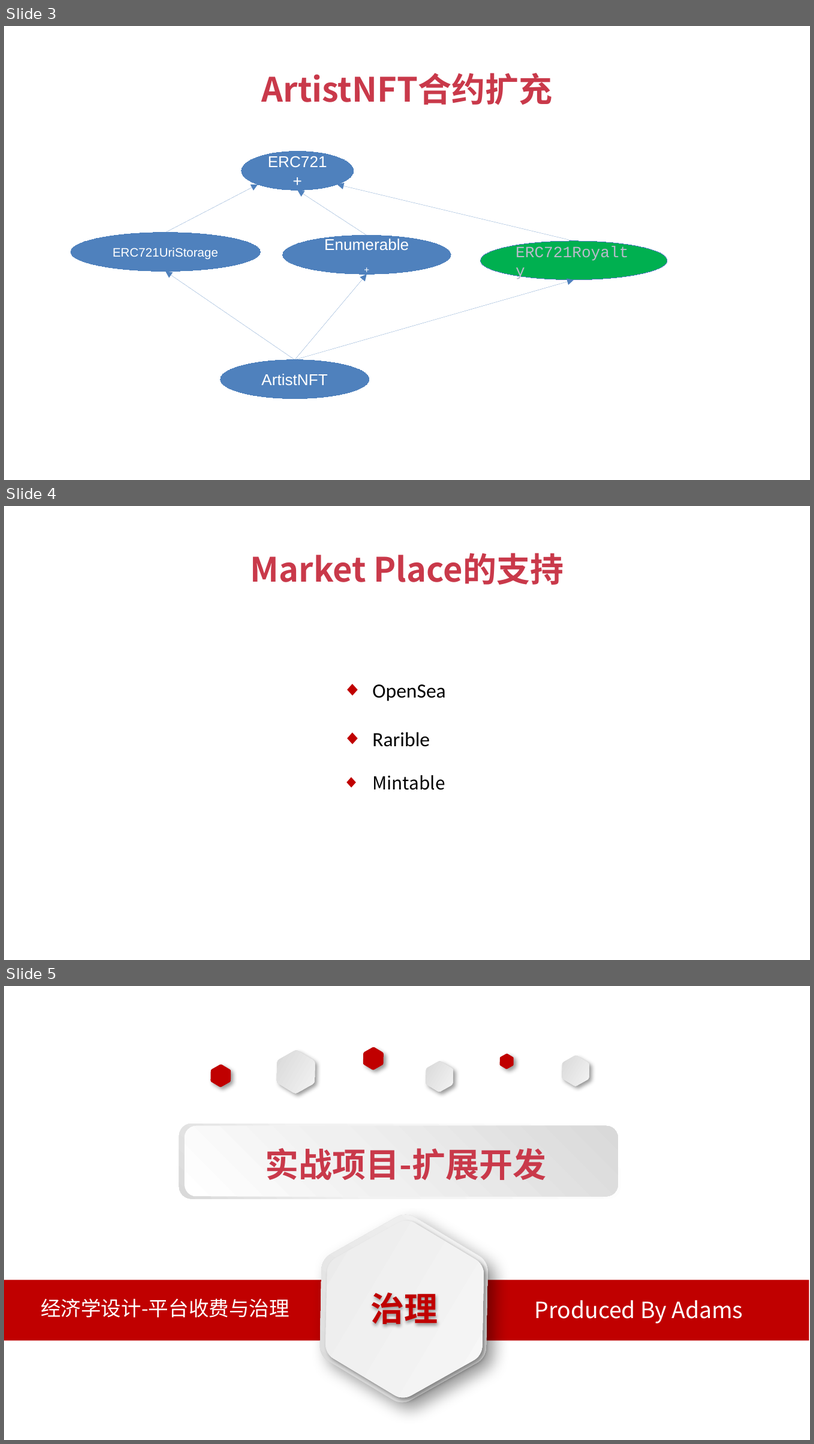
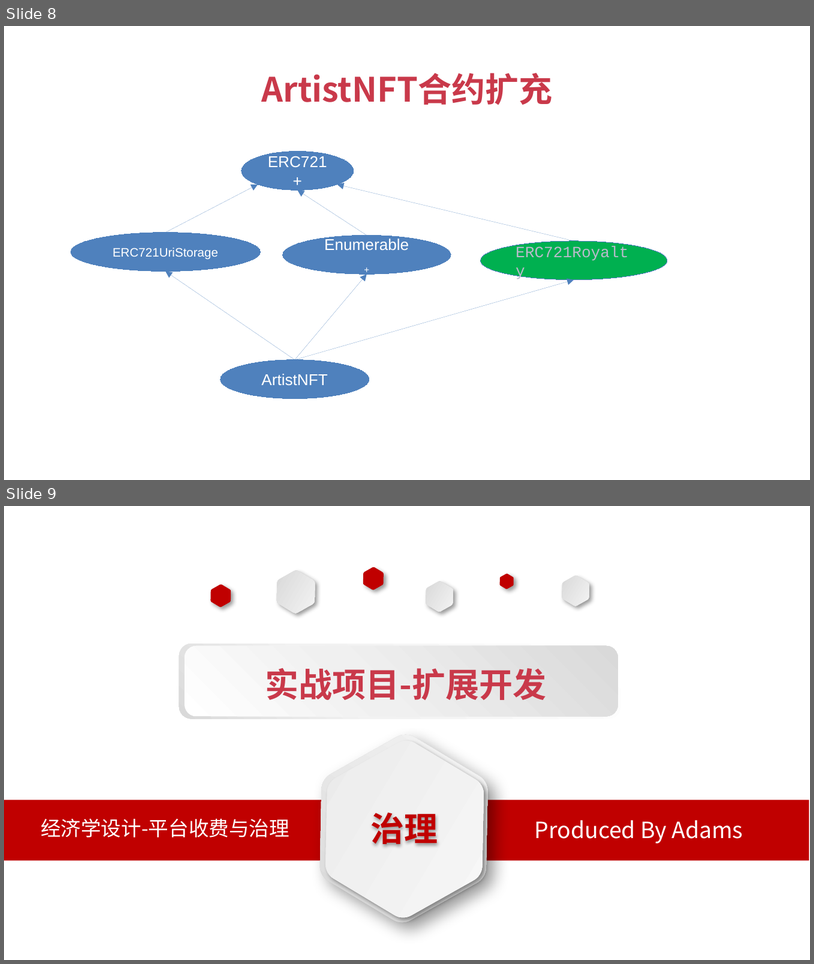
Before and after one commit to baiyuqi/course-solidity-teacher, a slide deck: document/ppt/ch9-扩展开发/2-经济学设计-Loyalty支持.pptx. Shown one above the other, each under a label of ours: slides 3, 4 and 5 before the commit, slides 8 and 9 after it. The pictures are 814x1444 and 814x964 pixels, drawn with LibreOffice and Linux fonts; fonts in the diff are those of the drawing. Boxes give left, top, right and bottom in pixels: in the first picture for what was removed or moved away, otherwise in the second. Text is boxed around its words. In the diff, an @@ line names an element or a change of style, - is before the commit and + after.

```diff
--- a/document/ppt/ch9-扩展开发/2-经济学设计-Loyalty支持.pptx
+++ b/document/ppt/ch9-扩展开发/2-经济学设计-Loyalty支持.pptx
@@ slide 4 removed at bbox=[4, 506, 810, 960], background #FFFFFF @@
@@ text removed at bbox=[251, 553, 564, 585] @@
-Market Place的支持
@@ text removed at bbox=[372, 684, 446, 790] @@
-◆ OpenSea
-◆ Rarible
-◆ Mintable
@@ what was slide 3 is now slide 8 @@
@@ what was slide 5 is now slide 9 @@
```
Also in this commit, not shown: 3 slides changed, 8 slides added, 3 other slides removed, 54 other files.
